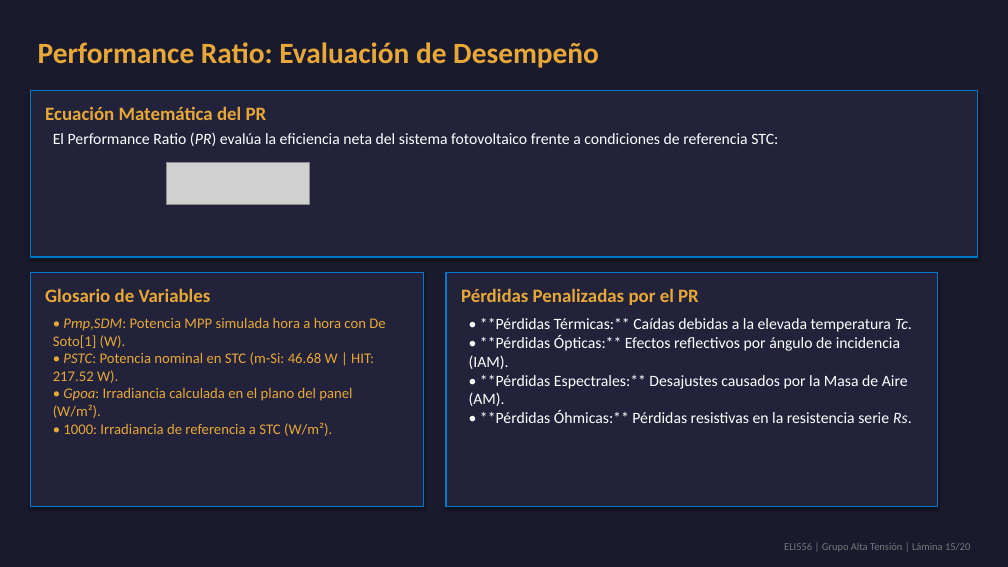
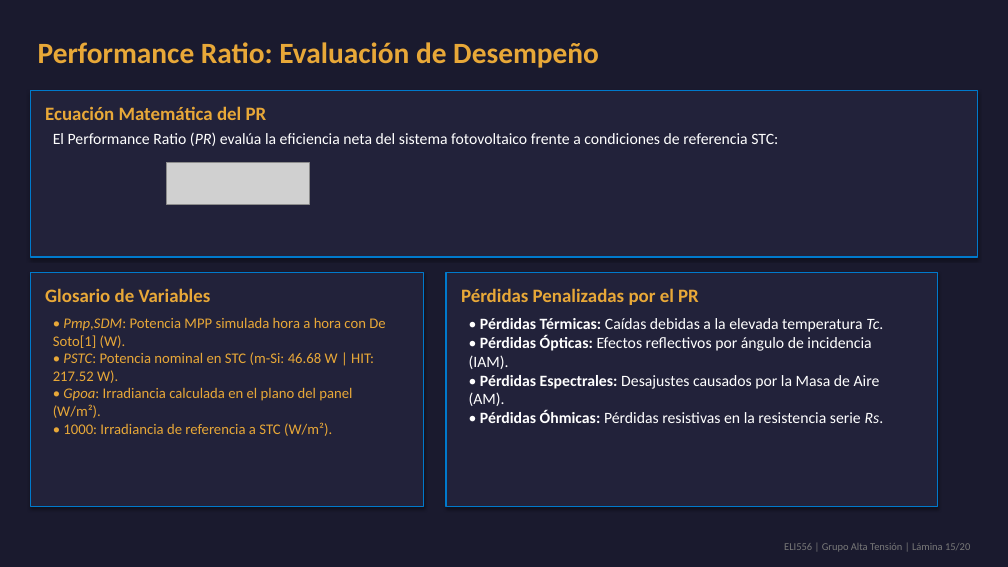
Before and after one commit to theChosen16/t2-paneles, a slide deck: slide 15 of output/Presentacion_Final_ELI556_Atacama.pptx. Drawn at 1008x567 pixels with LibreOffice and Linux fonts; fonts in the diff are those of the drawing; grey boxes stand for pictures. Boxes give left, top, right and bottom in pixels: in the first picture for what was removed or moved away, otherwise in the second. Text is boxed around its words. In the diff, an @@ line names an element or a change of style, - is before the commit and + after.

```diff
--- a/output/Presentacion_Final_ELI556_Atacama.pptx
+++ b/output/Presentacion_Final_ELI556_Atacama.pptx
@@ text at box(469, 318, 884, 423): text changed @@
-• **Pérdidas Térmicas:** Caídas debidas a la elevada temperatura Tc.
-• **Pérdidas Ópticas:** Efectos reflectivos por ángulo de incidencia (IAM).
-• **Pérdidas Espectrales:** Desajustes causados por la Masa de Aire (AM).
-• **Pérdidas Óhmicas:** Pérdidas resistivas en la resistencia serie Rs.
+• Pérdidas Térmicas: Caídas debidas a la elevada temperatura Tc.
+• Pérdidas Ópticas: Efectos reflectivos por ángulo de incidencia (IAM).
+• Pérdidas Espectrales: Desajustes causados por la Masa de Aire (AM).
+• Pérdidas Óhmicas: Pérdidas resistivas en la resistencia serie Rs.
```
Also in this commit, not shown: 3 other slides changed, 12 other files.
